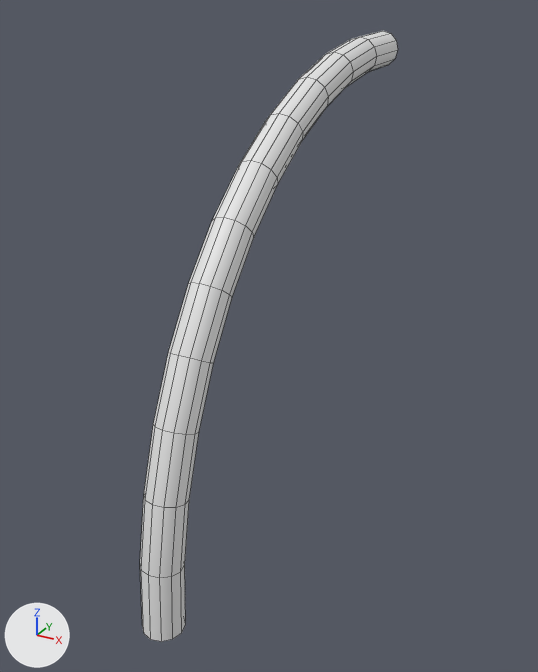
The FBX model 3D Assets/Redstone Tiles/FBX/Redstone Edge.fbx, before and after one commit.
One viewpoint serves both versions: a 50 mm lens placed at (0.849, -1.738, 0.809), pointed at (-0.009, -0.178, 0.029). Arrows for +X, +Y and +Z are at lower left; the lights stay in place. Mesh edges are drawn as thin lines.

In view in the first picture: 'Edge.001'.
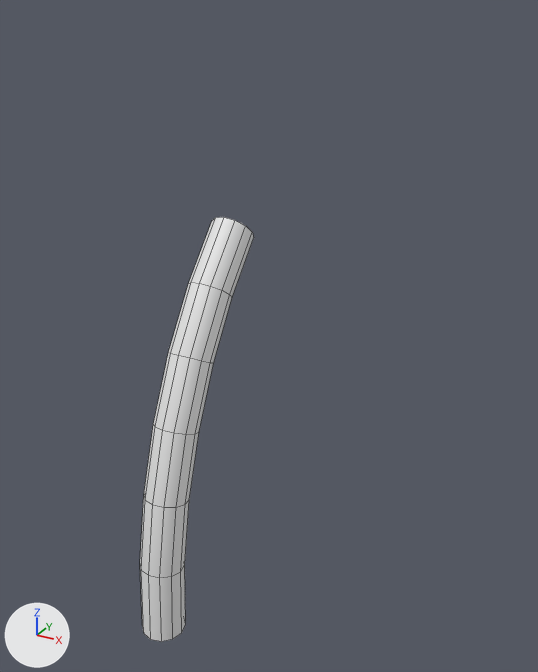
The newer file is also turned or shifted as a whole; pictures and numbers use the older file's frame.

Boxes [x1, y1, x2, y2] around the edits, measured in the pictures (538 x 672 px):
```json
{"object": "Edge.001", "change": "reshaped", "before": [140, 31, 398, 642], "after": [140, 217, 254, 642], "on screen": "56% narrower, 30% shorter"}
{"part": 1, "of": "me_surface_flat_005", "change": "deleted", "before": [213, 31, 398, 236]}
```

Scene script edits in JSON lines:
```json
{"block": "me_surface_flat_005", "where": "# used by ob_edge_001; location = (0.0, 0.0, 0.0)"}
{"op": "remove", "block": "me_surface_flat_005", "code": "me_surface_flat_005.from_pydata(...)  # 156 vertices, 144 faces; spans x -0.05..0.05, y -0.75..0.5, z -0.5..0.75"}
{"op": "add", "block": "me_surface_flat_005", "code": "me_surface_flat_005.from_pydata(...)  # 84 vertices, 72 faces; spans x -0.05..0.05, y -0.75..-0.325, z -0.5..0.396"}
{"block": "me_surface_flat_005", "change": "me_surface_flat_005 part 1"}
{"block": "me_surface_flat_005", "change": "72 vertices are removed from x -0.05..0.05, y -0.277..0.5, z 0.42..0.75"}
{"block": "me_surface_flat_005", "change": "72 faces are deleted"}
```
